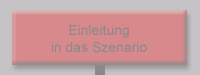
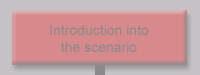
Comparing the layer stacks of the two 200px x 75px images. Changes:
renamed "Einleitung in das Szenario" to "Introduction into the scenario", painted on it over [50, 25, 149, 53]
